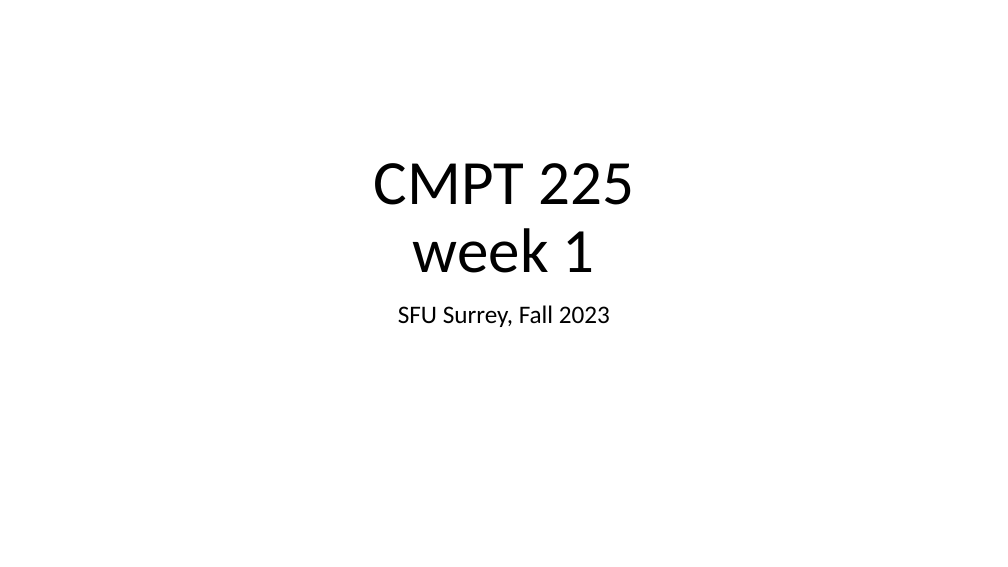
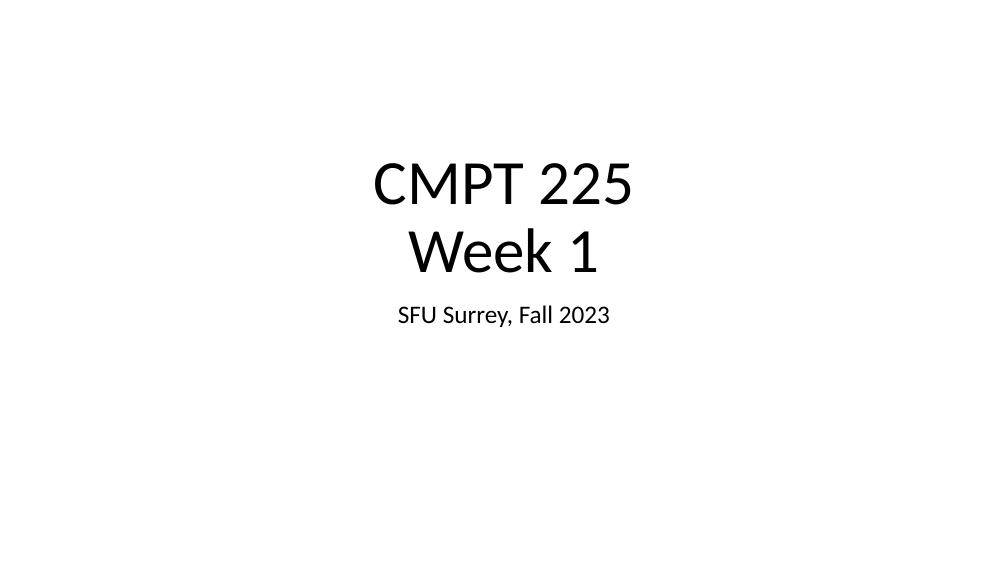
Before and after one commit to tjd1234/cmpt225fall2023, a slide deck: slide 3 of lecture_notes/week1/week1_intro.pptx. Drawn at 1008x567 pixels with LibreOffice and Linux fonts; fonts in the diff are those of the drawing. Boxes give left, top, right and bottom in pixels: in the first picture for what was removed or moved away, otherwise in the second. Text is boxed around its words. In the diff, an @@ line names an element or a change of style, - is before the commit and + after.

Commit message:
updated

```diff
--- a/lecture_notes/week1/week1_intro.pptx
+++ b/lecture_notes/week1/week1_intro.pptx
@@ title at bbox=[374, 163, 634, 273]: text changed @@
-CMPT 225
-week 1
+CMPT 225
+Week 1
```
